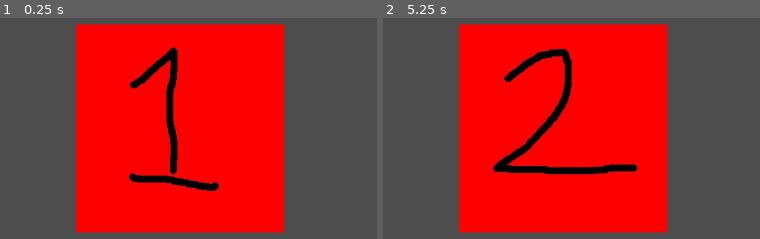
Above: before the commit, frames 1-2 (left to right).
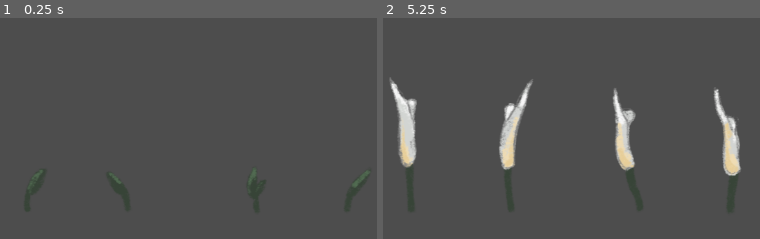
Above: after the commit, the same moments.

Repository: izzybeetschen/flower-game
Game: Godot game, scene res://scenes/game.tscn
Same seed, same stepped clock (60 frames per second), same inputs: the game is played once before the commit and once after it.
Inputs:
- Up to frame 1 (0.25 s): no input
- Up to frame 2 (5.25 s): tap Enter at 0.5, 2, 3.5 s; tap Space at 1.25, 2.75, 4.25 s

The runs differ from the first frame. In frame 1, 52% of the frame differs, in the area x 9-98%, y 2-98%; in frame 2, 55%, in the area x 1-95%, y 2-98%.

Commit message:
flower growing animation added

Diff:
--- a/scenes/plant.tscn
+++ b/scenes/plant.tscn
@@ -1,19 +1,30 @@
 [gd_scene load_steps=7 format=3 uid="uid://mkdh82pu8wm0"]
 
-[ext_resource type="Texture2D" uid="uid://dk357v2fglrq8" path="res://assets/placeholder/plant1.jpg" id="1_odjdt"]
-[ext_resource type="Texture2D" uid="uid://cosgpog1fnxly" path="res://assets/placeholder/plant2.jpg" id="2_a88lo"]
+[ext_resource type="Texture2D" uid="uid://e2tv1i7f04cu" path="res://assets/flower-growing/flower_asset_1.png" id="1_odjdt"]
 [ext_resource type="Script" uid="uid://b55vjc28ehqug" path="res://scripts/plant.gd" id="3_a88lo"]
+
+[sub_resource type="AtlasTexture" id="AtlasTexture_a88lo"]
+atlas = ExtResource("1_odjdt")
+region = Rect2(0, 516, 767, 258)
 
 [sub_resource type="AtlasTexture" id="AtlasTexture_m5w0e"]
 atlas = ExtResource("1_odjdt")
-region = Rect2(0, 0, 300, 300)
+region = Rect2(0, 0, 767, 258)
 
 [sub_resource type="AtlasTexture" id="AtlasTexture_toh6u"]
-atlas = ExtResource("2_a88lo")
-region = Rect2(0, 0, 300, 300)
+atlas = ExtResource("1_odjdt")
+region = Rect2(0, 258, 767, 258)
 
 [sub_resource type="SpriteFrames" id="SpriteFrames_ptog4"]
 animations = [{
+"frames": [{
+"duration": 1.0,
+"texture": SubResource("AtlasTexture_a88lo")
+}],
+"loop": true,
+"name": &"flower",
+"speed": 5.0
+}, {
 "frames": [{
 "duration": 1.0,
 "texture": SubResource("AtlasTexture_m5w0e")
@@ -33,7 +44,7 @@
 
 [node name="plant" type="AnimatedSprite2D"]
 sprite_frames = SubResource("SpriteFrames_ptog4")
-animation = &"stem"
+animation = &"flower"
 script = ExtResource("3_a88lo")
 
 [node name="Timer" type="Timer" parent="."]
--- a/scripts/plant.gd
+++ b/scripts/plant.gd
@@ -3,7 +3,7 @@
 @onready var plant: AnimatedSprite2D = $"."
 @onready var timer: Timer = $Timer
 
-var stages = ["sprout", "stem"]		# add flower
+var stages = ["sprout", "stem", "flower"]		# add flower
 var current_stage = 0
 
 # Called when the node enters the scene tree for the first time.
Binary file added: assets/flower-growing/flower_asset_1.png
Not shown, added: assets/flower-growing/flower_asset_1.png.import
Not shown, added: .DS_Store
Not shown, added: assets/.DS_Store
